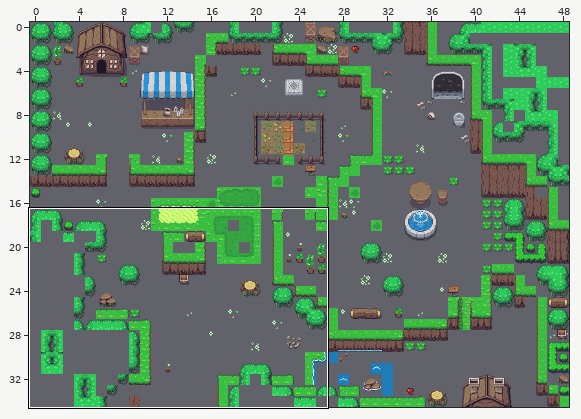
Tiled map (JSON), stored at assets/tilemaps/overworld.json. Above: a wide view before the commit, with the close-up outlined.
Close-up. Before:
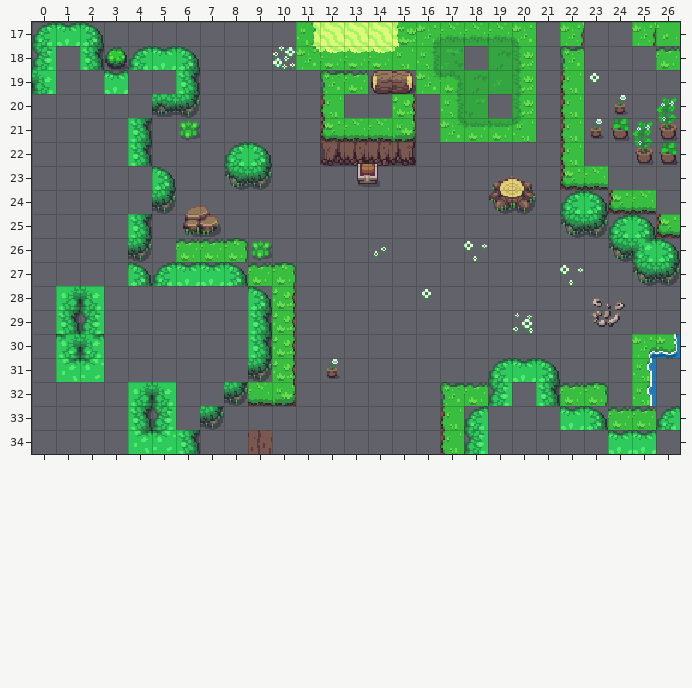
Cells are 16x16 px. Shown: x 0..26, y 17..34. The commit also changed other parts of the map, which this record leaves out.
The result:
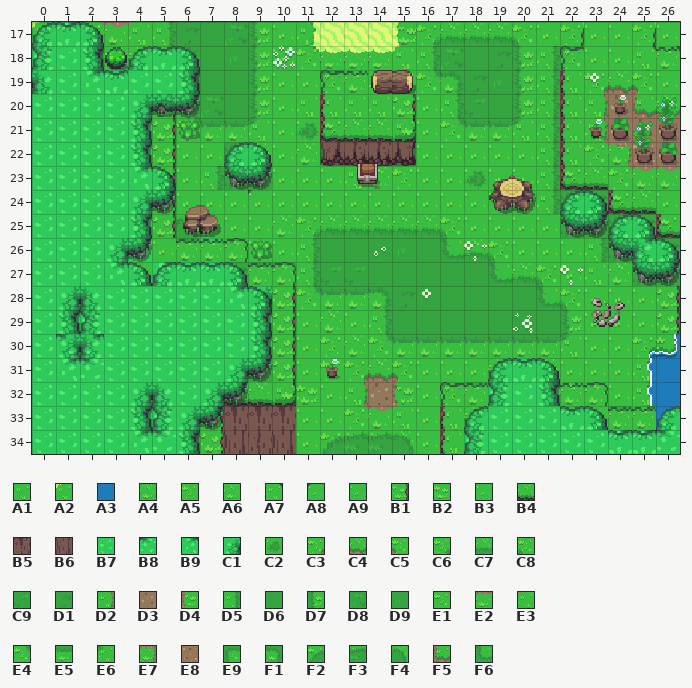
Key: from "Overworld": A1 0, A2 202, A3 283, A4 365, A5 367, A6 368, A7 400, A8 401, A9 405, B1 406, B2 407, B3 408, B4 445, B5 485, B6 524, B7 642, B8 643, B9 644, C1 764, C2 1133, C3 1160, C4 1161, C5 1162, C6 1174, C7 1175, C8 1176, C9 1177, D1 1178, D2 1200, D3 1201, D4 1202, D5 1214, D6 1215, D7 1216, D8 1217, D9 1218, E1 1240, E2 1241, E3 1242, E4 1254, E5 1255, E6 1256, E7 1281, E8 1282, E9 1294, F1 1295, F2 1296, F3 1297, F4 1298, F5 1320, F6 1334.
__ is an empty cell.
Tiles of an added or newly shown layer are drawn over the layers below it.
Difference:
Changed rows in their new state; .. is an unchanged cell.
Layer "World" (now shown):
first column x 0:
17 A2 B9 E1 E2 E3 D5 D1 D6 D8 D7 B3 .. .. .. .. .. .. .. .. .. .. B3 .. B3 A9 .. ..
18 B7 B7 D1 A6 A4 E4 F1 D6 D9 D7 B3 .. .. .. .. .. .. .. D6 .. .. D5 E5 B3 B3 A7 A7
19 .. B7 B9 B7 B7 B7 D5 D6 D6 D7 B3 B3 E5 A1 A1 A1 .. .. .. .. .. D5 .. C3 C4 C5 B3
20 B7 B7 B7 B7 C1 B1 D5 D8 D6 D7 B3 A1 .. A1 A1 .. B3 .. .. D6 .. D5 .. D2 D3 F5 C4
21 B7 B7 B7 B7 B7 B1 E4 E5 E5 E6 B3 C2 .. .. .. .. B3 .. .. .. .. D5 .. D2 D3 D3 D3
22 B7 B7 B7 B7 B7 B1 B3 B3 E9 F4 B3 A6 A9 A9 .. A1 B3 B3 B3 B3 A9 D5 .. E1 E7 E8 D3
23 B7 B7 B7 B7 B9 B1 B3 D5 C9 C9 A9 B3 A9 A1 A4 A5 B3 B3 C2 B3 B3 D5 .. .. E1 E2 E2
24 B7 B7 B7 B7 C1 B1 B3 B3 B3 A8 B3 B3 B3 B3 A9 B3 B3 A9 B3 B3 A1 D5 E9 D1 .. .. B3
25 B7 B7 B7 B7 B9 B1 F4 B3 B3 B3 A6 C6 C7 C7 C7 C7 C7 C8 B3 B3 B3 A9 C9 D1 E9 D1 ..
26 B7 B7 B7 C1 B7 A9 E9 B7 F4 B3 B3 D5 D6 D6 D6 D9 D6 F6 C7 C8 B3 B3 B3 D5 C9 .. D1
27 B7 B7 B7 B9 A9 B9 B7 B7 D1 E9 D6 D5 C9 C9 D6 D6 D6 D6 D6 F6 C7 C8 B3 A1 A6 C9 D1
28 B7 .. .. B7 B7 B7 B7 B7 B9 C1 .. E4 E5 E5 F1 D1 D6 D6 D6 D6 D6 F6 C8 B3 B3 A9 B1
29 B7 B7 B7 B7 B7 B7 B7 B7 B7 B9 .. B3 A4 B3 D5 D6 D6 D6 D6 D6 D6 D6 D7 B3 B3 B3 B1
30 B7 .. .. B7 B7 B7 B7 B7 B7 B7 .. B3 A5 A6 E4 E5 E5 E5 E5 E5 E5 E5 E6 B3 B3 .. ..
31 B7 .. .. B7 B7 B7 B7 B7 C1 C9 .. B3 A5 C3 C4 C5 B3 B3 B3 A4 B7 F4 A9 B3 B3 .. A3
32 B7 B7 B7 B7 .. .. B7 C1 B4 .. .. B2 A9 D2 D3 D4 B3 A4 E5 B7 B7 B9 A6 A6 B3 .. A3
33 B7 B7 B7 B7 B7 B7 C1 B1 B5 B5 B5 B3 B3 E1 E2 E3 B3 .. A4 B7 B7 B7 A9 A9 D6 D5 A3
34 B7 B7 B7 B7 .. .. D1 B1 B6 .. B6 B3 F2 F3 F3 F4 B3 .. B7 B7 B7 B7 B7 B7 B9 B9 B8
